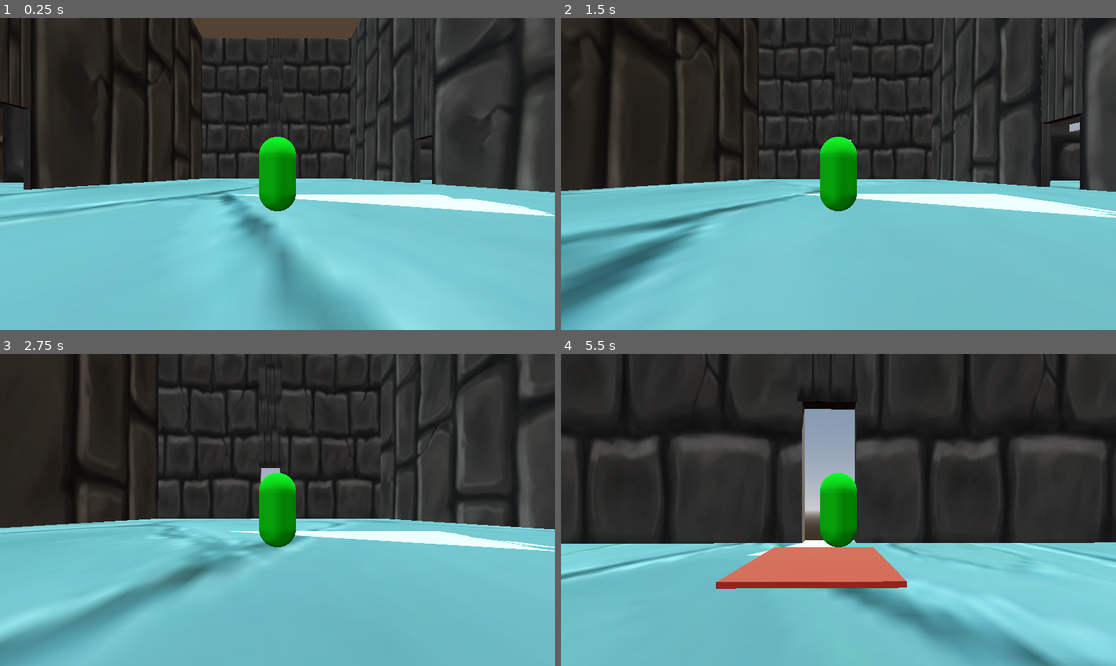
Above: before the commit, frames 1-4 (two rows, left to right).
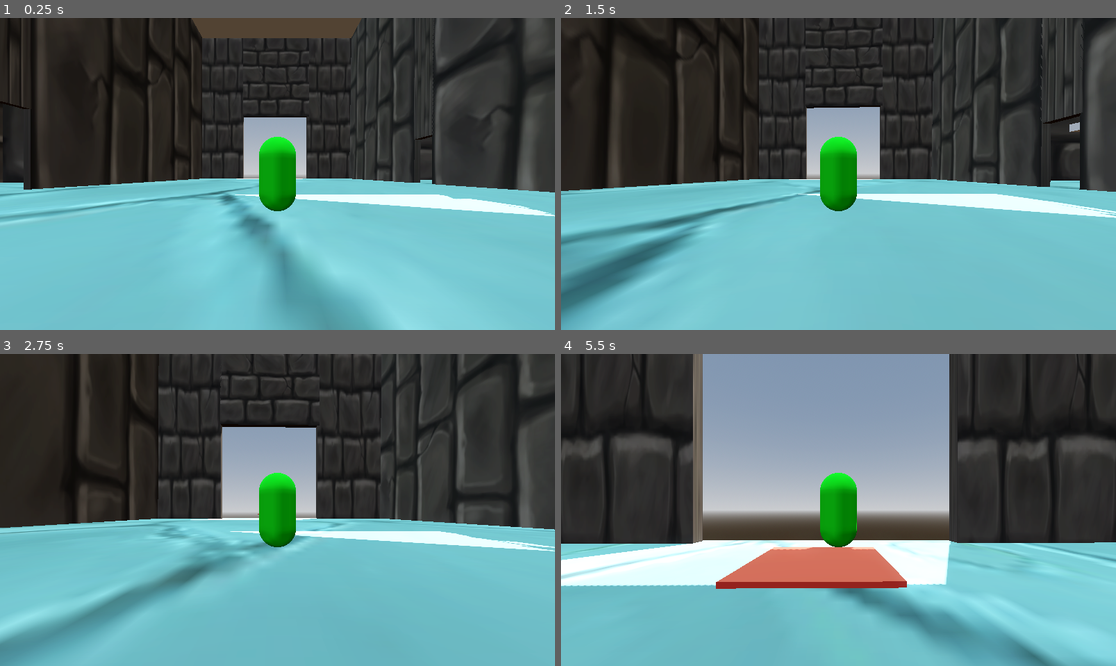
Above: after the commit, the same moments.

Repository: TylerPederson/effort
Game: Godot game, scene res://sandbox_level.tscn
Two runs of this game, one before a commit and one after it. Both use one fixed random seed, a clock stepped at 60 frames per second and the inputs below.
Inputs (mouse positions are in pixels of both pictures, inside the frame that each line leads up to):
- Up to frame 1 (0.25 s): no input
- Up to frame 2 (1.5 s): tap Enter (ui_accept) at 0.5, 0.77 s; move the mouse to (866, 174) at 0.52 s; hold Up (ui_up) from 0.53 s (still down); move the mouse to (810, 174) at 1.27 s
- Up to frame 3 (2.75 s): keep holding Up (ui_up); tap Enter (ui_accept) at 1.52 s; move the mouse to (288, 503) at 2.02 s
- Up to frame 4 (5.5 s): keep holding Up (ui_up); move the mouse to (832, 516) at 2.77 s; tap Enter (ui_accept) at 3.02, 3.77, 4.52 s; move the mouse to (877, 513) at 3.52 s; move the mouse to (794, 506) at 4.27 s; move the mouse to (844, 510) at 5.02 s

The runs differ from the first frame. In frame 1, 2.1% of the frame differs, in the area x 36-63%, y 6-52%; in frame 2, 3.3%; in frame 3, 5.5%; in frame 4, 31%, in the area x 0-100%, y 0-75%.

Commit message:
Added more moving platforms
I added more moving platforms and mad the door frame for the boss room bigger.

Diff:
--- a/sandbox_level.tscn
+++ b/sandbox_level.tscn
@@ -1,9 +1,33 @@
-[gd_scene load_steps=43 format=3 uid="uid://blgnpk61vbef4"]
+[gd_scene load_steps=47 format=3 uid="uid://blgnpk61vbef4"]
 
 [ext_resource type="PackedScene" uid="uid://703h7fkmxdhp" path="res://player.tscn" id="1_s6xw7"]
 [ext_resource type="Texture2D" uid="uid://dmglxcbhgptnf" path="res://Textures/cobblestone.png" id="1_xftbl"]
 [ext_resource type="Texture2D" uid="uid://c20h5nlqtax35" path="res://Textures/wall.png" id="2_ram5n"]
 [ext_resource type="PackedScene" uid="uid://djc4bao8ntfk2" path="res://MovingPlatform.tscn" id="4_ram5n"]
+
+[sub_resource type="Curve3D" id="Curve3D_k3mmv"]
+resource_local_to_scene = true
+_data = {
+"points": PackedVector3Array(0, 0, 0, 0, 0, 0, -0.09288025, 5.722046e-05, 0.04038143, 0, 0, 0, 0, 0, 0, -0.007171631, 5.722046e-05, -19.97257),
+"tilts": PackedFloat32Array(0, 0)
+}
+point_count = 2
+
+[sub_resource type="Curve3D" id="Curve3D_v5sjs"]
+resource_local_to_scene = true
+_data = {
+"points": PackedVector3Array(0, 0, 0, 0, 0, 0, -0.051071167, 1.5258789e-05, 0.07060051, 0, 0, 0, 0, 0, 0, -0.093925476, 1.5258789e-05, 20.040699),
+"tilts": PackedFloat32Array(0, 0)
+}
+point_count = 2
+
+[sub_resource type="Curve3D" id="Curve3D_tj8me"]
+resource_local_to_scene = true
+_data = {
+"points": PackedVector3Array(0, 0, 0, 0, 0, 0, 0.01864624, 5.340576e-05, 0.06090069, 0, 0, 0, 0, 0, 0, -0.06706238, 5.340576e-05, -20.252031),
+"tilts": PackedFloat32Array(0, 0)
+}
+point_count = 2
 
 [sub_resource type="ProceduralSkyMaterial" id="ProceduralSkyMaterial_s6xw7"]
 sky_horizon_color = Color(0.66224277, 0.6717428, 0.6867428, 1)
@@ -137,7 +161,27 @@
 }
 point_count = 2
 
+[sub_resource type="Curve3D" id="Curve3D_lermm"]
+resource_local_to_scene = true
+_data = {
+"points": PackedVector3Array(0, 0, 0, 0, 0, 0, 0.0687561, 2.4795532e-05, -0.0647316, 0, 0, 0, 0, 0, 0, -0.23122406, 2.4795532e-05, 19.991074),
+"tilts": PackedFloat32Array(0, 0)
+}
+point_count = 2
+
 [node name="SandboxLevel" type="Node3D"]
+
+[node name="MovingPlatform7" parent="." instance=ExtResource("4_ram5n")]
+transform = Transform3D(1, 0, 0, 0, 1, 0, 0, 0, 1, -75.38147, 27.330265, 3.4090881)
+curve = SubResource("Curve3D_k3mmv")
+
+[node name="MovingPlatform6" parent="." instance=ExtResource("4_ram5n")]
+transform = Transform3D(1, 0, 0, 0, 1, 0, 0, 0, 1, -71.00929, 27.329453, -16.762646)
+curve = SubResource("Curve3D_v5sjs")
+
+[node name="MovingPlatform5" parent="." instance=ExtResource("4_ram5n")]
+transform = Transform3D(1, 0, 0, 0, 1, 0, 0, 0, 1, -66.66502, 27.332954, 3.3885689)
+curve = SubResource("Curve3D_tj8me")
 
 [node name="WorldEnvironment" type="WorldEnvironment" parent="."]
 environment = SubResource("Environment_xftbl")
@@ -309,7 +353,7 @@
 size = Vector3(81.19398, 1, 25.712059)
 
 [node name="Floor(bow room)2" type="CSGBox3D" parent="."]
-transform = Transform3D(1, 0, 0, 0, 1, 0, 0, 0, 1, -56.844395, 53.598854, -6.578411)
+transform = Transform3D(1, 0, 0, 0, 1, 0, 0, 0, 1, -56.844395, 53.598854, 20.151691)
 material_override = SubResource("StandardMaterial3D_s6xw7")
 use_collision = true
 size = Vector3(81.19398, 1, 25.712059)
@@ -372,22 +416,22 @@
 transform = Transform3D(1, 0, 0, 0, 1, 0, 0, 0, 1, 0, 1.0036719, 0)
 
 [node name="wall2" type="CSGBox3D" parent="."]
-transform = Transform3D(1, 0, 0, 0, 1, 0, 0, 0, 1, -9.0815, 14.950493, -38.34856)
+transform = Transform3D(1, 0, 0, 0, 1, 0, 0, 0, 1, -11.880002, 14.950493, -38.34856)
 material_override = SubResource("StandardMaterial3D_yvl2o")
 use_collision = true
-size = Vector3(14.748451, 31.83464, 0.7922392)
+size = Vector3(9.151447, 31.83464, 0.7922392)
 
 [node name="wall6" type="CSGBox3D" parent="."]
-transform = Transform3D(1, 0, 0, 0, 1, 0, 0, 0, 1, 8.45279, 14.950493, -38.34856)
+transform = Transform3D(1, 0, 0, 0, 1, 0, 0, 0, 1, 11.089366, 14.950493, -38.34856)
 material_override = SubResource("StandardMaterial3D_scpje")
 use_collision = true
-size = Vector3(14.748451, 31.83464, 0.7922392)
+size = Vector3(9.4753, 31.83464, 0.7922392)
 
 [node name="wall7" type="CSGBox3D" parent="."]
-transform = Transform3D(1, 0, 0, 0, 1, 0, 0, 0, 1, -0.34692574, 19.084894, -38.34856)
+transform = Transform3D(1, 0, 0, 0, 1, 0, 0, 0, 1, -0.3453338, 22.088902, -38.34856)
 material_override = SubResource("StandardMaterial3D_ubyo5")
 use_collision = true
-size = Vector3(3.2451572, 23.565838, 0.7922392)
+size = Vector3(14.124277, 17.557821, 0.7922392)
 
 [node name="wall3" type="CSGBox3D" parent="."]
 transform = Transform3D(1, 0, 0, 0, 1, 0, 0, 0, 1, -16.27138, 26.425365, 7.4397125)
@@ -418,3 +462,7 @@
 [node name="MovingPlatform3" parent="." instance=ExtResource("4_ram5n")]
 transform = Transform3D(1, 0, 0, 0, 1, 0, 0, 0, 1, -30.915695, -0.03692317, -6.9576607)
 curve = SubResource("Curve3D_twn38")
+
+[node name="MovingPlatform4" parent="." instance=ExtResource("4_ram5n")]
+transform = Transform3D(1, 0, 0, 0, 1, 0, 0, 0, 1, -62.12972, 27.285498, -16.755875)
+curve = SubResource("Curve3D_lermm")
